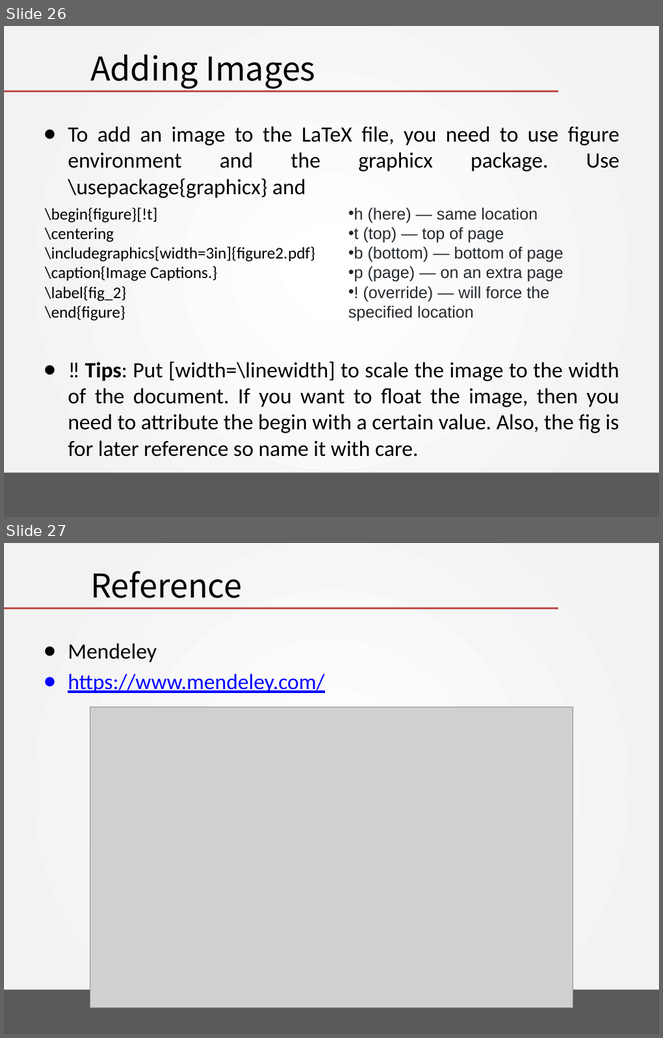
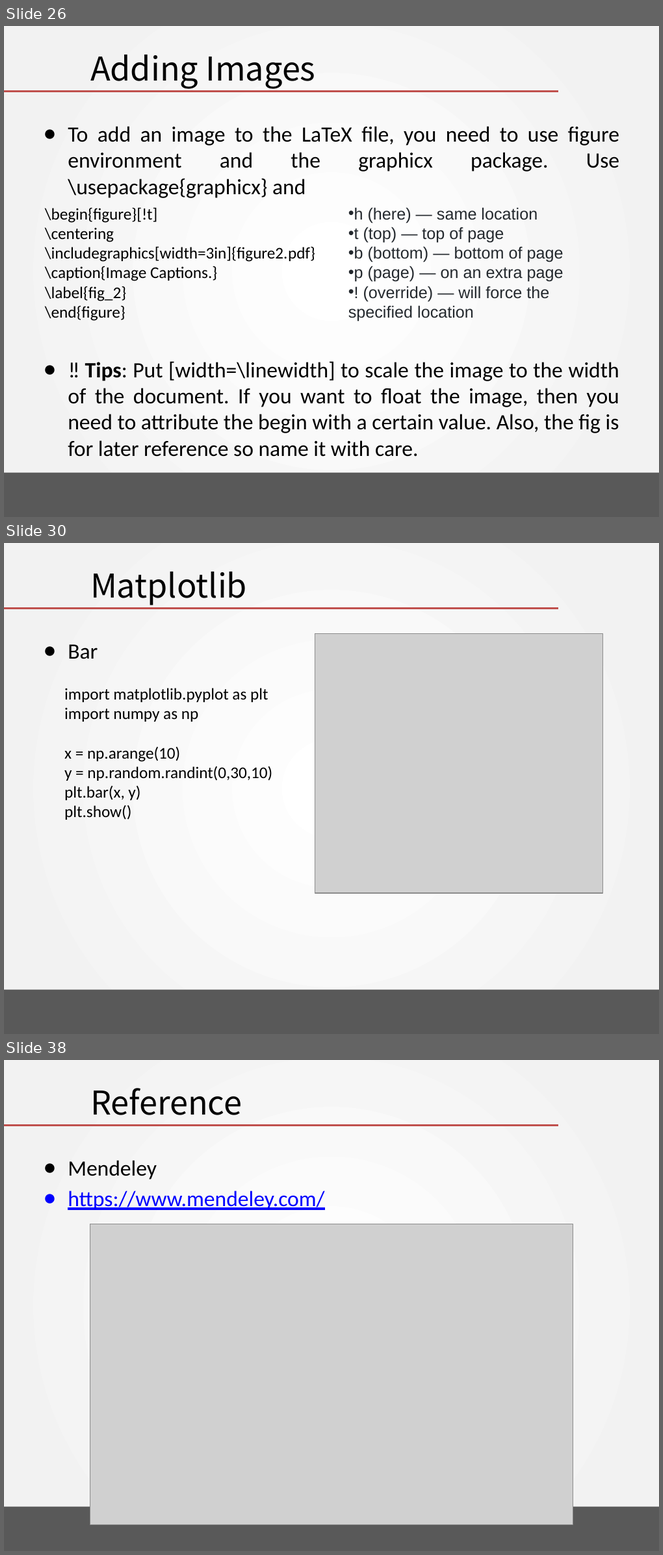
Before and after one commit to RainMan1860/Artificial_Intelligence_2019, a slide deck: chapter 07 - Latex Programming/Begin Latex in minute.pptx. Shown one above the other, each under a label of ours: slides 26 and 27 before the commit, slides 26, 30 and 38 after it; the slides between them are not shown. The pictures are 663x1038 and 663x1555 pixels, drawn with LibreOffice and Linux fonts; fonts in the diff are those of the drawing; grey boxes stand for pictures; background and template pictures are left out. Boxes give left, top, right and bottom in pixels: in the first picture for what was removed or moved away, otherwise in the second. Text is boxed around its words. In the diff, an @@ line names an element or a change of style, - is before the commit and + after.

```diff
--- a/chapter 07 - Latex Programming/Begin Latex in minute.pptx
+++ b/chapter 07 - Latex Programming/Begin Latex in minute.pptx
@@ slide 30 added at (4,543,659,1034), background gradient #FFFFFF to #F2F2F2; not listed: 2 template elements that a slide beside it also shows @@
@@ title added at (90,572,247,605), 36 pt, text #000000 @@
+Matplotlib
@@ picture added at (315,634,603,893) @@
@@ text added at (68,644,98,659), 24 pt, text #000000 @@
+● Bar
@@ text added at (64,688,272,820), 18 pt, text #000000 @@
+import matplotlib.pyplot as plt
+import numpy as np
+x = np.arange(10)
+y = np.random.randint(0,30,10)
+plt.bar(x, y)
+plt.show()
@@ what was slide 27 is now slide 38 @@
```
Also in this commit, not shown: 14 other slides added.
